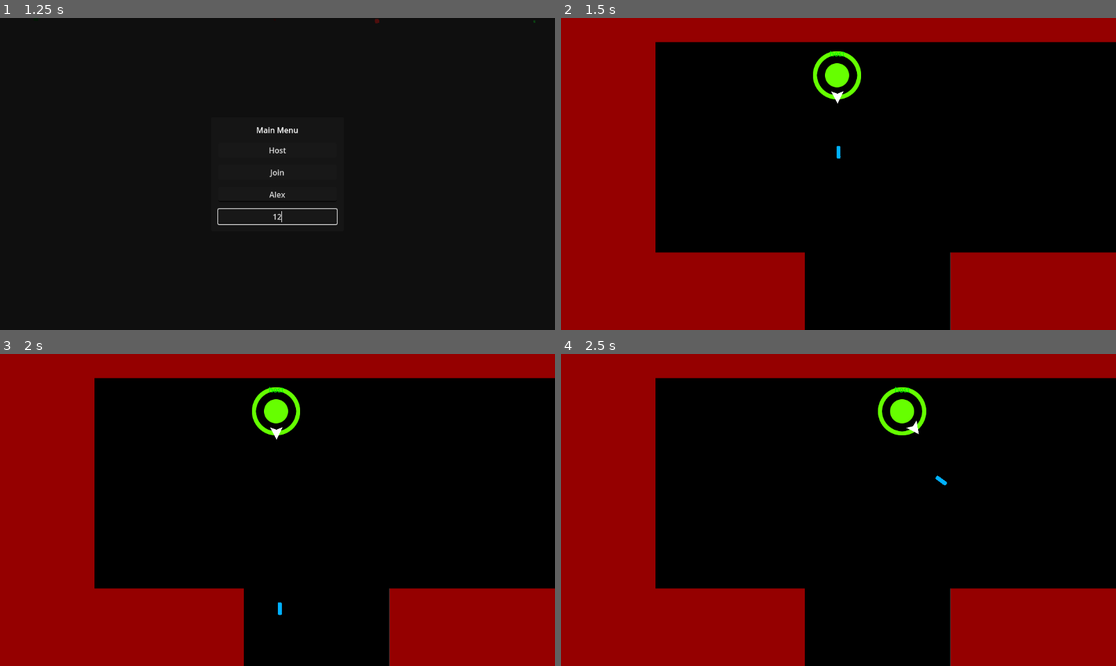
Above: before the commit, frames 1-4 (two rows, left to right).
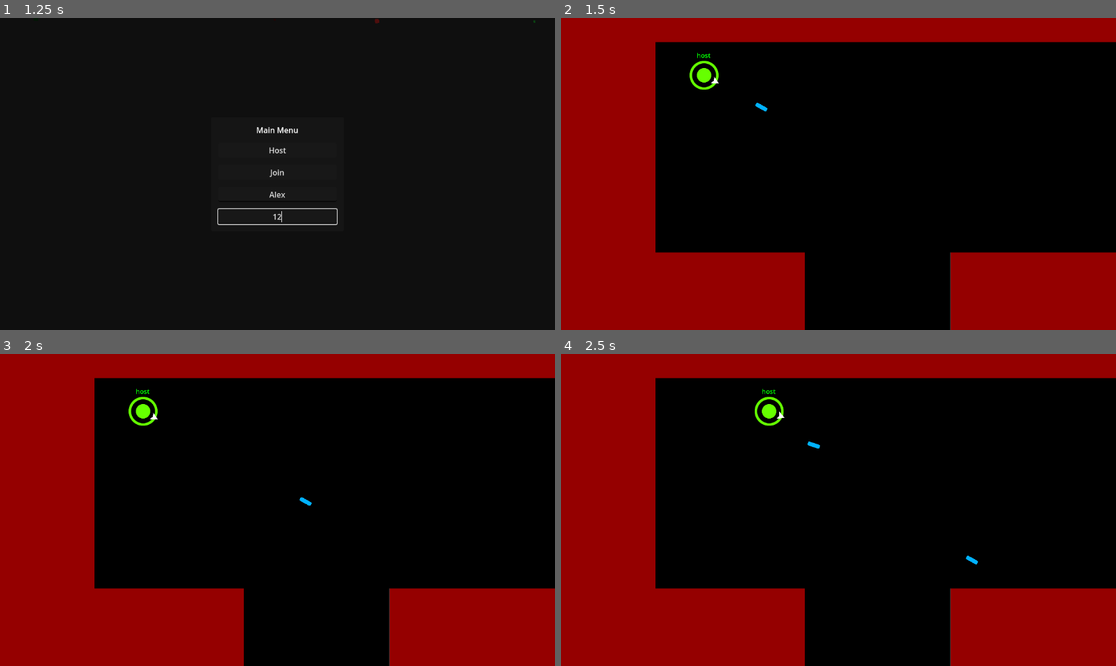
Above: after the commit, the same moments.

Repository: Pkepowicz/Infinite-Onslaught
Game: Godot game, scene res://assets/scenes/world.tscn
The game is run twice, just before and just after one commit, with the same random seed, the same clock (stepped at 60 frames per second) and the same inputs. The engine's default icon, where the game draws it, is replaced by a stand-in: a white triangle on a blue panel in a dark square.
Inputs (mouse positions are in pixels of both pictures, inside the frame that each line leads up to):
- Up to frame 1 (1.25 s): click (277, 192) at 0.52 s; type "Alex" at 0.6 s; click (277, 217) at 0.75 s; type "12" at 0.83 s
- Up to frame 2 (1.5 s): click "Host" at 1.25 s
- Up to frame 3 (2 s): no input
- Up to frame 4 (2.5 s): tap Enter at 2 s; move the mouse to (960, 494) at 2.02 s; hold Right (ui_right) from 2.03 s (still down); click (960, 494) at 2.1 s

Frame 1 is identical in both runs. In frame 2, 1.0% of the frame differs, in the area x 23-55%, y 10-46%; in frame 3, 1.0%; in frame 4, 1.1%, in the area x 34-76%, y 10-68%.

Commit message:
Positioning changes for export

Diff:
--- a/assets/player/player.tscn
+++ b/assets/player/player.tscn
@@ -23,11 +23,12 @@
 radius = 108.167
 
 [sub_resource type="LabelSettings" id="LabelSettings_wqpfd"]
-font_size = 30
+font_size = 45
 font_color = Color(0, 1, 0, 1)
 
 [node name="Player" type="CharacterBody2D" groups=["Player"]]
-scale = Vector2(0.5, 0.5)
+position = Vector2(-2, -1)
+scale = Vector2(0.3, 0.3)
 collision_layer = 0
 collision_mask = 0
 script = ExtResource("1_sjxtg")
@@ -81,10 +82,10 @@
 anchor_top = 0.5
 anchor_right = 0.5
 anchor_bottom = 0.5
-offset_left = -66.0
-offset_top = -102.0
-offset_right = 68.0
-offset_bottom = -79.0
+offset_left = -70.0
+offset_top = -170.0
+offset_right = 64.0
+offset_bottom = -107.0
 grow_horizontal = 2
 grow_vertical = 2
 label_settings = SubResource("LabelSettings_wqpfd")
--- a/assets/player/weapons/Bullet.gd
+++ b/assets/player/weapons/Bullet.gd
@@ -11,8 +11,13 @@
 func _ready():
 	direction = Vector2(1,0).rotated(rotation)
 	$DamageBox.set_parent(parent)
+	delete_on_timer(5)
 
 func _physics_process(delta):
 	velocity = SPEED * direction
 
 	move_and_slide()
+
+func delete_on_timer(seconds):
+	await get_tree().create_timer(seconds).timeout
+	queue_free()
--- a/assets/scenes/world.tscn
+++ b/assets/scenes/world.tscn
@@ -6,6 +6,7 @@
 [ext_resource type="Script" path="res://assets/Client/Particles.gd" id="3_q8mmu"]
 [ext_resource type="Script" path="res://assets/Client/loadingCircle/TextureProgressBar.gd" id="3_wr7ma"]
 [ext_resource type="PackedScene" uid="uid://bk1g078p7iohx" path="res://assets/Levels/level1.tscn" id="6_p7gqs"]
+[ext_resource type="PackedScene" uid="uid://imyvhyhcgcyl" path="res://assets/Levels/spawn_point.tscn" id="7_pm4i1"]
 
 [sub_resource type="Gradient" id="Gradient_2uts8"]
 interpolation_mode = 2
@@ -199,6 +200,27 @@
 [node name="Level" parent="." instance=ExtResource("6_p7gqs")]
 visible = false
 
+[node name="SpawnPoint" parent="Level/SpawnPoints" index="0"]
+position = Vector2(297, 119)
+
+[node name="SpawnPoint2" parent="Level/SpawnPoints" index="1"]
+position = Vector2(1064, 429)
+
+[node name="SpawnPoint3" parent="Level/SpawnPoints" index="2"]
+position = Vector2(296, 418)
+
+[node name="SpawnPoint4" parent="Level/SpawnPoints" index="3" instance=ExtResource("7_pm4i1")]
+position = Vector2(1057, 119)
+
+[node name="SpawnPoint5" parent="Level/SpawnPoints" index="4" instance=ExtResource("7_pm4i1")]
+position = Vector2(669, 119)
+
+[node name="SpawnPoint6" parent="Level/SpawnPoints" index="5" instance=ExtResource("7_pm4i1")]
+position = Vector2(673, 523)
+
+[node name="SpawnPoint7" parent="Level/SpawnPoints" index="6" instance=ExtResource("7_pm4i1")]
+position = Vector2(671, 326)
+
 [connection signal="button_down" from="MainMenu/MainMenu/MarginContainer/VBoxContainer/HostButton" to="." method="_on_host_button_button_down"]
 [connection signal="button_down" from="MainMenu/MainMenu/MarginContainer/VBoxContainer/JoinButton" to="." method="_on_join_button_button_down"]
 
Not shown: 1 places in assets/scenes/world.tscn that only renumber resources
